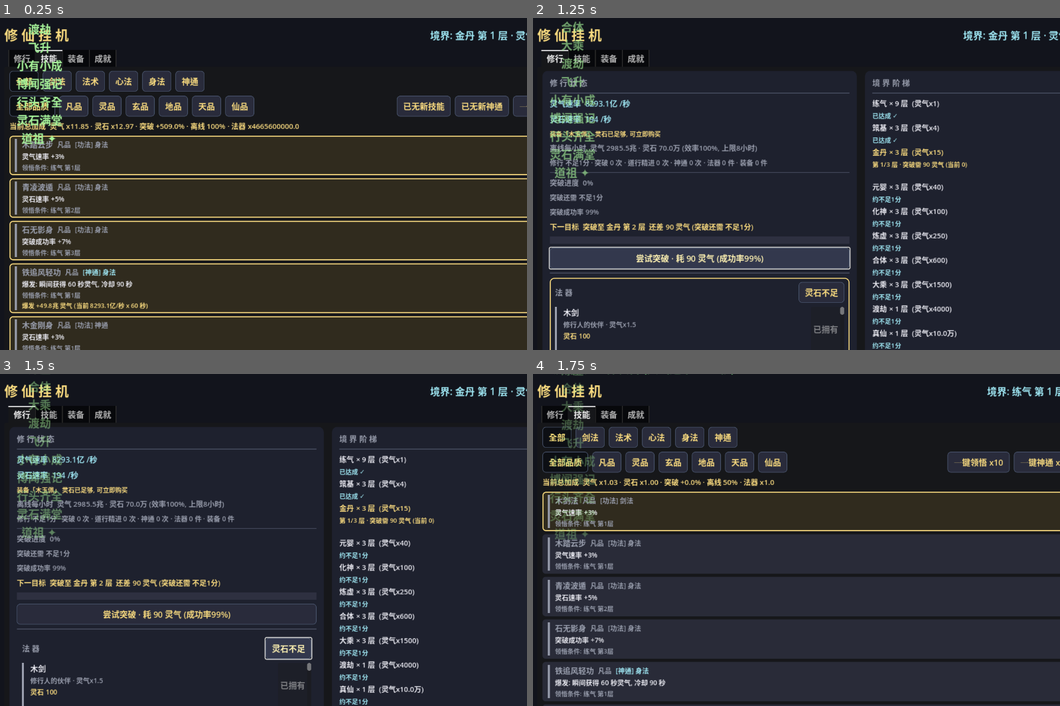
Above: before the commit, frames 1-4 (two rows, left to right).
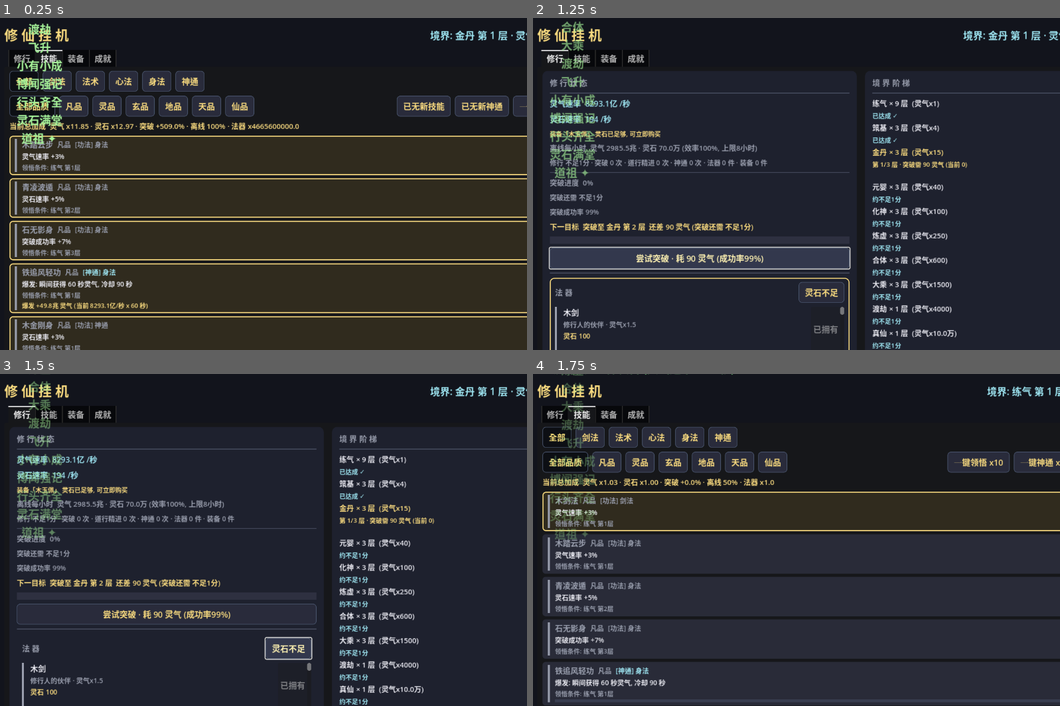
Above: after the commit, the same moments.

Repository: playerss/xiuxian-idle-godot
Game: Godot game, scene res://scenes/ui_test.tscn
Same seed, same stepped clock (60 frames per second), same inputs: the game is played once before the commit and once after it. This scene is started directly instead of the project's main scene.
Inputs:
- Up to frame 1 (0.25 s): no input
- Up to frame 2 (1.25 s): click "尝试突破 · 耗 90 灵气 (成功率99%)" at 0.5 s
- Up to frame 3 (1.5 s): click "灵石不足" at 1.25 s
- Up to frame 4 (1.75 s): no input

Frames 1-3 are identical in both runs. In frame 4, 1.0% of the frame differs, in the area x 1-100%, y 97-100%.

Commit message:
feat(打磨-58): 神通冷却进度条 — 神通行冷却倒计时原只有按钮文字'冷却N秒', 扫视时不知快好了没; 行内加细进度条(按 剩余/总冷却 比例 青色填充, 归零即就绪, 与 打磨-57 就绪浮动联动); GameData.active_cd_ratio(id) 只读接口 0..1(未学/非主动/已就绪/未知=0.0, clamp 0..1), main.gd 神通行内 6px ColorRect(行内信息 VBox, 未学隐藏) 1秒节流+2%量化档+布局宽变化才刷(缓存键 宽|档/hidden, 同打磨-40口径); selftest +13 项 = 716 项, ui_test +41 项 = 1310 项, stress 613 + 主场景冒烟 0 报错回归全过

Diff:
--- a/scripts/game_data.gd
+++ b/scripts/game_data.gd
@@ -681,6 +681,18 @@
 
 func active_cd_left(id: String) -> int:
 	return int(ceil(_active_cd.get(id, 0.0)))
+
+# 打磨-58: 冷却进度 (0..1, 剩余/总冷却) — 未学/非主动/已就绪=0.0, 冷却中=剩余比例
+# (只读, 不改动 状态/存档/统计; 神通行 冷却进度条 用, 与 打磨-57 就绪事件 同 _active_cd 口径)
+func active_cd_ratio(id: String) -> float:
+	var rem: float = _active_cd.get(id, 0.0)
+	if rem <= 0.0:
+		return 0.0
+	var s: Dictionary = skill_by_id.get(id, {})
+	var cd: float = float(s.get("cooldown", 0.0))
+	if cd <= 0.0:
+		return 0.0
+	return clampf(rem / cd, 0.0, 1.0)
 
 # 打磨-57: 神通冷却推进 (从 _process 拆出, 供自测手动驱动): 逐 id 扣减剩余冷却,
 # 归零即移除并推入 ready_events (冷却完毕转就绪事件; 只增不改 状态/存档/统计)
--- a/scripts/main.gd
+++ b/scripts/main.gd
@@ -69,6 +69,9 @@
 var _skill_btns: Dictionary = {}
 var _burst_previews: Dictionary = {}    # 打磨-54: 主动神通 id -> 爆发预览标签 (金色小字, 只读预览)
 var _burst_previews_key: Dictionary = {} # 打磨-54: id -> "已学|预览文本" 缓存键 (tooltip 只在该键变化时重建)
+var _skill_cd_bars: Dictionary = {}     # 打磨-58: 主动神通 id -> {bg, fill, q} 冷却进度条 (青色填充, 归零隐藏)
+var _skill_cd_q: Dictionary = {}        # 打磨-58: id -> "宽|档" 缓存键 (2% 量化+布局宽变化才刷, 防每帧重绘)
+var _skill_cd_acc := 0.0                # 打磨-58: 冷却进度条 1 秒节流累计 (同 打磨-12/33 口径)
 var _filter_btns: Dictionary = {}
 var _filter_active := ""
 var _tier_btns: Dictionary = {}         # 打磨-20: 品质筛选按钮 (key = 品质索引字符串, "" = 全部)
@@ -547,6 +550,22 @@
 		info.add_child(burst)
 		_burst_previews[id] = burst
 		_burst_previews_key[id] = ""
+		# 打磨-58: 冷却进度条 (细 6px, 青色按 剩余/总冷却 填充; 冷却中显示, 归零隐藏;
+		# 1 秒节流 + 2% 量化档 + 布局宽变化才刷, 防挂机每帧重绘)
+		var cd_bg := ColorRect.new()
+		cd_bg.color = Color(0.22, 0.24, 0.31)
+		cd_bg.custom_minimum_size = Vector2(0, 6)
+		cd_bg.size_flags_horizontal = Control.SIZE_EXPAND_FILL
+		cd_bg.mouse_filter = Control.MOUSE_FILTER_IGNORE
+		cd_bg.visible = false
+		var cd_fill := ColorRect.new()
+		cd_fill.color = CYAN
+		cd_fill.position = Vector2.ZERO
+		cd_fill.mouse_filter = Control.MOUSE_FILTER_IGNORE
+		cd_bg.add_child(cd_fill)
+		info.add_child(cd_bg)
+		_skill_cd_bars[id] = {"bg": cd_bg, "fill": cd_fill}
+		_skill_cd_q[id] = ""
 
 	var btn := _make_button("领悟")
 	btn.custom_minimum_size = Vector2(76, 0)
@@ -1312,6 +1331,11 @@
 	if _eta_acc >= 1.0:
 		_eta_acc = 0.0
 		_refresh_eta()
+	# 打磨-58: 神通冷却进度条 (1 秒节流 + 2% 量化档 + 布局宽变化才刷, 防挂机每帧重绘)
+	_skill_cd_acc += get_process_delta_time()
+	if _skill_cd_acc >= 1.0:
+		_skill_cd_acc = 0.0
+		_refresh_skill_cd_bars()
 	# 打磨-18: 境界阶梯高亮随当前境界/道行阶段移动 (状态变化才刷)
 	_refresh_ladder()
 	# 打磨-33: 境界阶梯 ETA 路线 (1 秒节流, 文本变化才刷)
@@ -1515,6 +1539,38 @@
 		var t2 := "" if g.owned_eq.has(id) else g.eta_text(float(e["cost"]))
 		if l2.text != t2:
 			l2.text = t2
+
+
+# 打磨-58: 神通冷却进度条 (冷却中=青色按 剩余/总冷却 填充, 归零即隐藏;
+# 2% 量化档 + 布局宽变化才写, 防挂机每帧 24 行重绘; 只读 active_cd_ratio, 无副作用)
+func _refresh_skill_cd_bars() -> void:
+	var g := GameData
+	for id in _skill_cd_bars:
+		var r58: Dictionary = _skill_cd_bars[id]
+		var bg58: ColorRect = r58["bg"]
+		var fill58: ColorRect = r58["fill"]
+		if not g.learned.has(id):
+			if bg58.visible:
+				bg58.visible = false
+				fill58.size = Vector2.ZERO
+			_skill_cd_q[id] = "hidden"
+			continue
+		var ratio58: float = g.active_cd_ratio(id)
+		if ratio58 <= 0.0:
+			if bg58.visible:
+				bg58.visible = false
+				fill58.size = Vector2.ZERO
+			_skill_cd_q[id] = "hidden"
+			continue
+		if not bg58.visible:
+			bg58.visible = true
+		var q58: int = int(ceil(clampf(ratio58, 0.0, 1.0) * 50.0))
+		var key58 := "%d|%d" % [int(bg58.size.x), q58]
+		if str(_skill_cd_q.get(id, "")) == key58:
+			continue
+		_skill_cd_q[id] = key58
+		fill58.color = CYAN
+		fill58.size = Vector2(bg58.size.x * float(q58) / 50.0, bg58.size.y)
 
 
 # 打磨-18: 境界阶梯高亮 (当前境界 / 飞升后当前道行阶段 金色, 其余白字; 状态变化才刷)
--- a/scripts/selftest.gd
+++ b/scripts/selftest.gd
@@ -2162,6 +2162,80 @@
 	g.ready_events.clear()
 	g.essence = 0.0
 	g.stones = 0.0
+	# ---------- 打磨-58: 神通冷却进度比例 active_cd_ratio (神通行 冷却进度条 只读接口) ----------
+	# 口径: 剩余/总冷却 (0..1); 未学/非主动/已就绪/未知 id=0.0; tick 后比例同步下降; 只读无副作用
+	g.learned.clear()
+	g.owned.clear()
+	g.owned_eq.clear()
+	g.equipped.clear()
+	g._active_cd.clear()
+	g.ready_events.clear()
+	g.realm_idx = 0
+	g.layer = 1
+	g.ascended = false
+	g.dao_level = 0
+	g.stones = 0.0
+	g.essence = 0.0
+	var act_ids58: Array[String] = []
+	for id in g.skill_ids:
+		var s58: Dictionary = g.skill_by_id[id]
+		if str(s58.get("type", "")) == "active":
+			act_ids58.append(id)
+		if act_ids58.size() == 2:
+			break
+	if act_ids58.size() == 2:
+		var b1_58: String = act_ids58[0]
+		var b2_58: String = act_ids58[1]
+		var cd1_58: float = float(g.skill_by_id[b1_58]["cooldown"])
+		check(cd1_58 > 0.0, "打磨-58 数据存在 主动神通且 总冷却>0 (实际 %.0f)" % cd1_58)
+		# 未知 id / 非主动 (取第一个 被动功法 id) / 未学主动 均 = 0.0
+		check(g.active_cd_ratio("no_such_id_58") == 0.0, "打磨-58 未知 id 比例=0.0")
+		var passive_id58 := ""
+		for id in g.skill_ids:
+			var sp58: Dictionary = g.skill_by_id[id]
+			if str(sp58.get("type", "")) != "active":
+				passive_id58 = id
+				break
+		check(g.active_cd_ratio(passive_id58) == 0.0, "打磨-58 非主动 (被动功法) 比例=0.0")
+		check(g.active_cd_ratio(b1_58) == 0.0, "打磨-58 未学主动 比例=0.0 (未入冷却)")
+		# 已学+冷却中: 剩余 30 / 总 cd1 -> ratio=30/cd1 (clamp 0..1)
+		g.learned.append(b1_58)
+		g._active_cd[b1_58] = 30.0
+		var r_a58: float = g.active_cd_ratio(b1_58)
+		check(absf(r_a58 - minf(30.0 / cd1_58, 1.0)) < 1e-9, "打磨-58 冷却中 比例=剩余/总冷却 (期望 %.4f 实际 %.4f)" % [minf(30.0 / cd1_58, 1.0), r_a58])
+		# tick 10 秒: 剩余 20 -> 比例同步下降
+		g._tick_active_cd(10.0)
+		g.drain_ready_events()
+		var r_b58: float = g.active_cd_ratio(b1_58)
+		check(absf(r_b58 - minf(20.0 / cd1_58, 1.0)) < 1e-9, "打磨-58 tick 10s 后 比例下降 (期望 %.4f 实际 %.4f)" % [minf(20.0 / cd1_58, 1.0), r_b58])
+		check(r_b58 < r_a58, "打磨-58 tick 后 比例单调下降")
+		# 剩余 > 总冷却 防御: clamp 上限 1.0 (用 b2 自身 总冷却 口径)
+		var cd2_58: float = float(g.skill_by_id[b2_58]["cooldown"])
+		g._active_cd[b2_58] = cd2_58 * 2.0
+		check(g.active_cd_ratio(b2_58) == 1.0, "打磨-58 剩余>总冷却 clamp=1.0 (剩余 %.0f/总 %.0f)" % [cd2_58 * 2.0, cd2_58])
+		# 归零 (tick 到 0 移除) -> 比例 回 0.0 (就绪即隐藏 口径)
+		g._active_cd[b1_58] = 5.0
+		g._tick_active_cd(5.0)
+		g.drain_ready_events()
+		check(g.active_cd_ratio(b1_58) == 0.0, "打磨-58 归零后 比例=0.0 (冷却完毕)")
+		# 只读性: ratio 调用 不改动 冷却/已学/资源/统计
+		g._active_cd[b2_58] = 15.0
+		var cd_b58: Dictionary = g._active_cd.duplicate(true)
+		var learned_b58: Array = g.learned.duplicate()
+		var ess_b58: float = g.essence
+		var stats_b58: Dictionary = g.stats.duplicate(true)
+		g.active_cd_ratio(b1_58)
+		g.active_cd_ratio(b2_58)
+		g.active_cd_ratio("no_such_id_58")
+		check(g._active_cd == cd_b58, "打磨-58 ratio 只读 不改动 冷却")
+		check(g.learned == learned_b58, "打磨-58 ratio 只读 不改动 已学")
+		check(absf(g.essence - ess_b58) < 1e-9 and g.stats == stats_b58, "打磨-58 ratio 只读 不改动 资源/统计")
+	# 恢复干净基准态
+	g.learned.clear()
+	g._active_cd.clear()
+	g.ready_events.clear()
+	g.essence = 0.0
+	g.stones = 0.0
 	# ---------- 汇报 ----------
 	print("")
 	if _fail.is_empty():
--- a/scripts/ui_test.gd
+++ b/scripts/ui_test.gd
@@ -89,6 +89,7 @@
 	await _assert_skill_cast_float()
 	await _assert_active_learn()
 	await _assert_ready_float()
+	await _assert_cd_bars()
 	_finish()
 
 
@@ -1259,6 +1260,133 @@
 	await get_tree().process_frame
 
 
+# 打磨-58: 神通冷却进度条 — 24 个主动神通行内细条 (冷却中=青色按 剩余/总冷却 填充, 归零隐藏);
+# 1 秒节流 + 2% 量化档 + 布局宽变化才刷 (同 打磨-40 成就条 口径)。
+# 注: 进度条初始隐藏 (未学), 容器布局跳过隐藏子节点 -> 首次 显示 当帧 宽度仍为 0 (布局未落定),
+# 宽度 在下一 process_frame 落定后 由 宽变化缓存键 触发 重算填充 (自愈, 最迟 1 秒档 内 填充到位)。
+# 测试手动驱动 _skill_cd_acc 跨节流档 + 直接调 _refresh_skill_cd_bars 断言 填充/节流/归零隐藏。
+func _assert_cd_bars() -> void:
+	var g := GameData
+	# 受控态: 全新基准 (境界0层1, 空 技能/装备/法器, 清 冷却/就绪事件)
+	g.learned.clear()
+	g.owned.clear()
+	g.owned_eq.clear()
+	g.equipped.clear()
+	g._active_cd.clear()
+	g.ready_events.clear()
+	g.realm_idx = 0
+	g.layer = 1
+	g.ascended = false
+	g.dao = 0.0
+	g.dao_level = 0
+	g.essence = 0.0
+	g.stones = 0.0
+	ui._skill_cd_acc = 0.0
+	ui._tab.current_tab = 1
+	ui._refresh()
+	await get_tree().process_frame
+	# 节点: 24 个主动神通 均有 {bg, fill} 结构, 挂在行内信息 VBox, 初始 全部隐藏 (未学)
+	var n_active := 0
+	for id in g.skill_ids:
+		var s: Dictionary = g.skill_by_id[id]
+		if str(s["type"]) != "active":
+			continue
+		n_active += 1
+		var r58: Dictionary = ui._skill_cd_bars.get(str(id), {})
+		check(r58.size() >= 2 and r58.get("bg") != null and r58.get("fill") != null, "打磨-58 %s 进度条节点 {bg,fill} 存在" % str(id))
+		if r58.size() < 2:
+			continue
+		var bg58: ColorRect = r58["bg"]
+		check(bg58.get_parent() is VBoxContainer, "打磨-58 %s 进度条 挂 行内信息 VBox" % str(id))
+		check(bg58.size.y >= 5.0, "打磨-58 %s 进度条高>=5 (实际 %.1f)" % [str(id), bg58.size.y])
+		check(bg58.color == Color(0.22, 0.24, 0.31), "打磨-58 %s 进度条底色 (实际 %s)" % [str(id), str(bg58.color)])
+		check(not bg58.visible, "打磨-58 %s 初始 未学 进度条隐藏" % str(id))
+	check(n_active == 24, "打磨-58 主动神通行数量=24 (实际 %d)" % n_active)
+	# 找 两个 凡品主动神通 (cd 90s), 手动注入 冷却 (不同同步: a1 余 45 / a2 余 90=满)
+	var r_act: Array[String] = []
+	for id in g.skill_ids:
+		var s2: Dictionary = g.skill_by_id[id]
+		if int(s2["tier"]) == 0 and str(s2["type"]) == "active":
+			r_act.append(str(id))
+	check(r_act.size() >= 2, "打磨-58 受控态 找到 >=2 个 凡品主动神通 (实际 %d)" % r_act.size())
+	if r_act.size() < 2:
+		return
+	var a1: String = r_act[0]
+	var a2: String = r_act[1]
+	g.learned.append(a1)
+	g.learned.append(a2)
+	g._active_cd[a1] = 45.0
+	g._active_cd[a2] = 90.0
+	var stats_b: Dictionary = g.stats.duplicate(true)
+	var ess_b: float = g.essence
+	# 首次 显示: 跨节流档 直调 (可见=true, 当帧 宽度 仍 0 -> 填充 0, 待 布局落定 自愈)
+	ui._skill_cd_acc = 1.0
+	ui._refresh_skill_cd_bars()
+	var r1: Dictionary = ui._skill_cd_bars[a1]
+	var r2: Dictionary = ui._skill_cd_bars[a2]
+	var bg1: ColorRect = r1["bg"]
+	var bg2: ColorRect = r2["bg"]
+	check(bg1.visible, "打磨-58 a1 冷却中 进度条 显示")
+	check(bg2.visible, "打磨-58 a2 冷却中 进度条 显示")
+	# 等一帧 布局落定 (宽度 0 -> 实际 宽), 再 直调 一次 由 宽变化缓存键 触发 填充
+	await get_tree().process_frame
+	check(bg1.size.x > 0.0, "打磨-58 a1 布局落定 宽度>0 (实际 %.1f)" % bg1.size.x)
+	ui._refresh_skill_cd_bars()
+	check(r1["fill"].color == ui.CYAN, "打磨-58 a1 填充色=青")
+	check(absf(r1["fill"].size.x - bg1.size.x * 0.5) < 0.5, "打磨-58 a1 填充=50%% 宽 (余45/总90, 期望 %.1f 实际 %.1f)" % [bg1.size.x * 0.5, r1["fill"].size.x])
+	check(absf(r2["fill"].size.x - bg2.size.x) < 0.5, "打磨-58 a2 填充=100%% 宽 (满冷却, 期望 %.1f 实际 %.1f)" % [bg2.size.x, r2["fill"].size.x])
+	# 节流门: 未跨 1 秒档时 _refresh() 内 不触发 _refresh_skill_cd_bars (缓存键/填充 不变)
+	var q1_before: String = str(ui._skill_cd_q[a1])
+	var f1_before: float = r1["fill"].size.x
+	ui._skill_cd_acc = 0.5
+	ui._refresh()
+	check(str(ui._skill_cd_q[a1]) == q1_before, "打磨-58 节流: 未跨档 不刷 (缓存键不变, 实际 %s)" % str(ui._skill_cd_q[a1]))
+	check(r1["fill"].size.x == f1_before, "打磨-58 节流: 未跨档 填充不写 (宽不变)")
+	# 冷却递减 (tick 25s: a1 余 20/90, a2 余 65/90) -> 跨档 直调 后 填充 同步缩短
+	g._tick_active_cd(25.0)
+	g.drain_ready_events()
+	ui._skill_cd_acc = 1.0
+	ui._refresh_skill_cd_bars()
+	var q_a1: int = int(ceil(minf(20.0 / 90.0, 1.0) * 50.0))
+	var q_a2: int = int(ceil(minf(65.0 / 90.0, 1.0) * 50.0))
+	check(absf(r1["fill"].size.x - bg1.size.x * float(q_a1) / 50.0) < 0.5, "打磨-58 a1 余 20/90 填充=%d/50 档 (期望 %.1f 实际 %.1f)" % [q_a1, bg1.size.x * float(q_a1) / 50.0, r1["fill"].size.x])
+	check(absf(r2["fill"].size.x - bg2.size.x * float(q_a2) / 50.0) < 0.5, "打磨-58 a2 余 65/90 填充=%d/50 档 (期望 %.1f 实际 %.1f)" % [q_a2, bg2.size.x * float(q_a2) / 50.0, r2["fill"].size.x])
+	check(q_a1 < 25 and q_a2 < 50, "打磨-58 tick 后 填充档 单调下降 (a1 %d<25, a2 %d<50)" % [q_a1, q_a2])
+	# 只读: 刷条 不改动 资源/统计/冷却
+	check(absf(g.essence - ess_b) < 1e-9 and g.stats == stats_b, "打磨-58 刷条 无 资源/统计 副作用")
+	check(absf(g._active_cd[a1] - 20.0) < 1e-9 and absf(g._active_cd[a2] - 65.0) < 1e-9, "打磨-58 刷条 无 冷却 副作用")
+	# 归零即隐藏: tick 20s -> a1 就绪 (条 隐藏+填充清零), a2 仍冷却 (条 保持 填充)
+	g._tick_active_cd(20.0)
+	g.drain_ready_events()
+	check(g.active_ready(a1) and not g.active_ready(a2), "打磨-58 tick 后 a1 就绪 a2 仍冷却")
+	ui._skill_cd_acc = 1.0
+	ui._refresh_skill_cd_bars()
+	check(not bg1.visible and r1["fill"].size == Vector2.ZERO, "打磨-58 a1 就绪 进度条 隐藏+填充清零")
+	check(bg2.visible and r2["fill"].size.x > 0.0, "打磨-58 a2 仍冷却 进度条 保持 填充 (实际 %.1f)" % r2["fill"].size.x)
+	check(str(ui._skill_cd_q[a1]) == "hidden", "打磨-58 a1 隐藏态 缓存键=hidden (实际 %s)" % str(ui._skill_cd_q[a1]))
+	# 全部就绪: a2 也 tick 到 0 -> 全部 隐藏 (无残留显示)
+	g._tick_active_cd(65.0)
+	g.drain_ready_events()
+	ui._skill_cd_acc = 1.0
+	ui._refresh_skill_cd_bars()
+	check(not bg1.visible and not bg2.visible, "打磨-58 全部就绪 进度条 全隐藏")
+	# 未学隐藏: a1 取消领悟 (冷却已无) -> 条 保持 隐藏 (未学不显示)
+	g.learned.erase(a1)
+	ui._skill_cd_acc = 1.0
+	ui._refresh_skill_cd_bars()
+	check(not bg1.visible, "打磨-58 取消领悟 进度条 隐藏 (未学不显示)")
+	# 收尾: 恢复基准态
+	g.learned.clear()
+	g._active_cd.clear()
+	g.ready_events.clear()
+	g.essence = 0.0
+	g.stones = 0.0
+	g.dao = 0.0
+	ui._skill_cd_acc = 0.0
+	ui._refresh()
+	await get_tree().process_frame
+
+
 func _finish() -> void:
 	print("")
 	if _fail.is_empty():
Not shown, changed: PROJECT_PLAN.md
Not shown, changed: README.md
